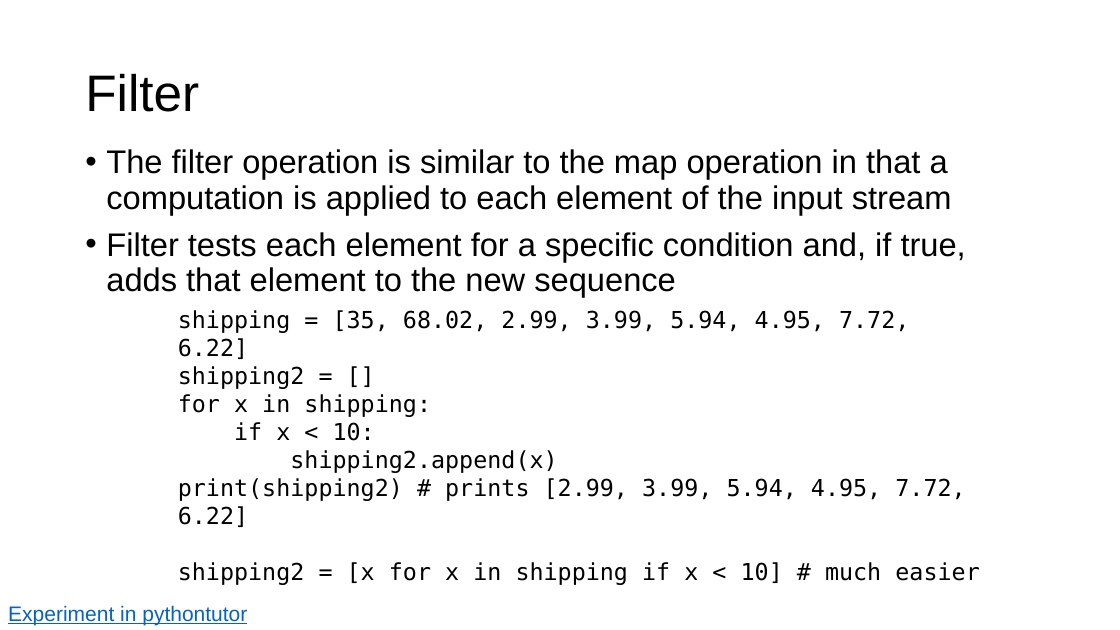
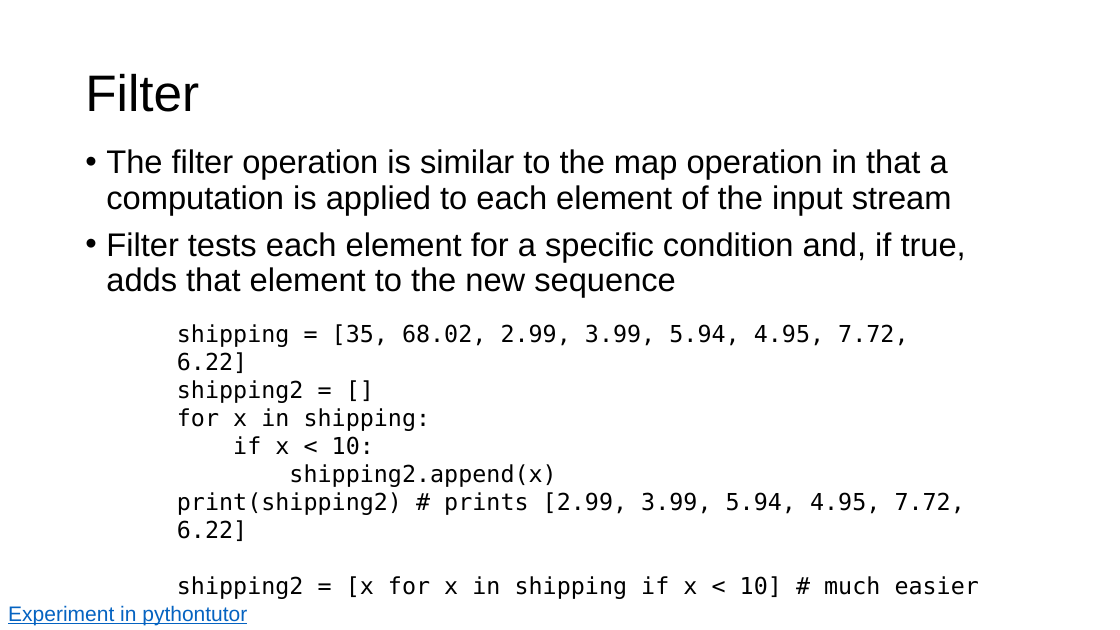
Before and after one commit to parrt/msds501, a slide deck: slide 14 of slides/programming-patterns.pptx (slide 13 before the commit). Drawn at 1120x630 pixels with LibreOffice and Linux fonts; fonts in the diff are those of the drawing; background and template pictures are left out. Boxes give left, top, right and bottom in pixels: in the first picture for what was removed or moved away, otherwise in the second. Text is boxed around its words. In the diff, an @@ line names an element or a change of style, - is before the commit and + after.

```diff
--- a/slides/programming-patterns.pptx
+++ b/slides/programming-patterns.pptx
@@ text "shipping = [35, 68.02, 2.99, ...": place and size @@
-text "shipping = [35, 68.02, 2.99, ..." at [178, 310, 979, 585]
+text "shipping = [35, 68.02, 2.99, ..." at [177, 324, 979, 599]
```
Also in this commit, not shown: 3 other slides changed, 13 slides added, 3 other files.
